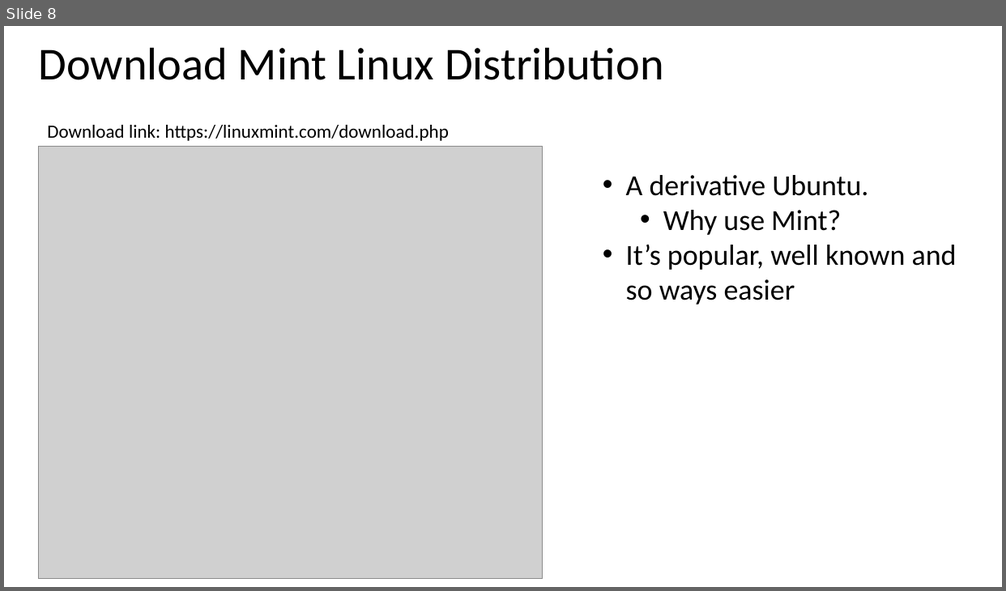
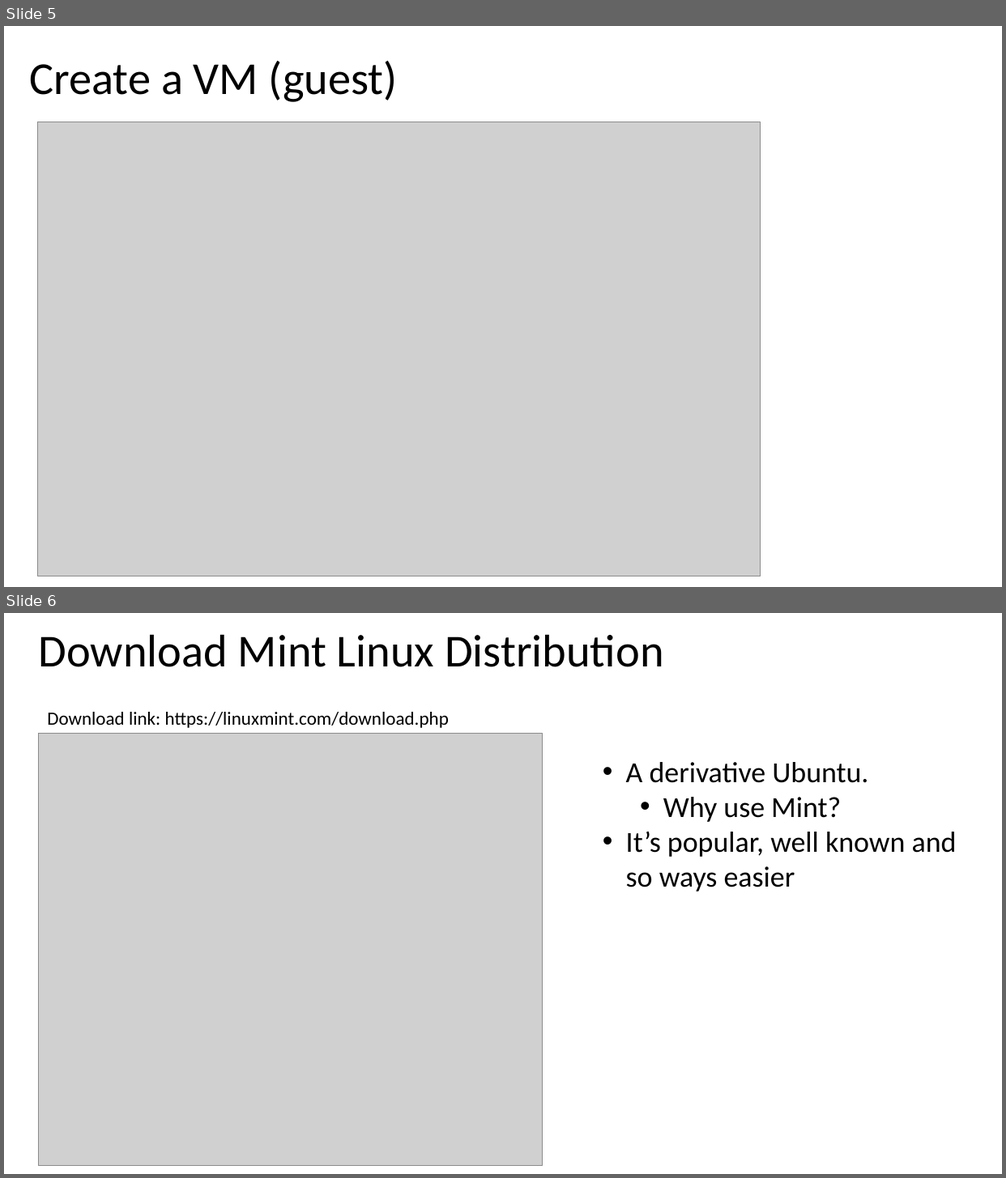
Before and after one commit to mwcorley79/MikeCorley, a slide deck: presentations/CSE384.ppt. Shown one above the other, each under a label of ours: slide 8 before the commit, slides 5 and 6 after it. The pictures are 1006x591 and 1006x1178 pixels, drawn with LibreOffice and Linux fonts; fonts in the diff are those of the drawing; grey boxes stand for pictures. Boxes give left, top, right and bottom in pixels: in the first picture for what was removed or moved away, otherwise in the second. Text is boxed around its words. In the diff, an @@ line names an element or a change of style, - is before the commit and + after.

```diff
--- a/presentations/CSE384.ppt
+++ b/presentations/CSE384.ppt
@@ slide 5 added at (4, 26, 1002, 587), background #FFFFFF @@
@@ title added at (29, 61, 398, 102), 44 pt, text #000000 @@
+Create a VM (guest)
@@ picture added at (38, 122, 760, 577) @@
@@ what was slide 8 is now slide 6 @@
```
Also in this commit, not shown: 3 slides removed, 6 other files.
